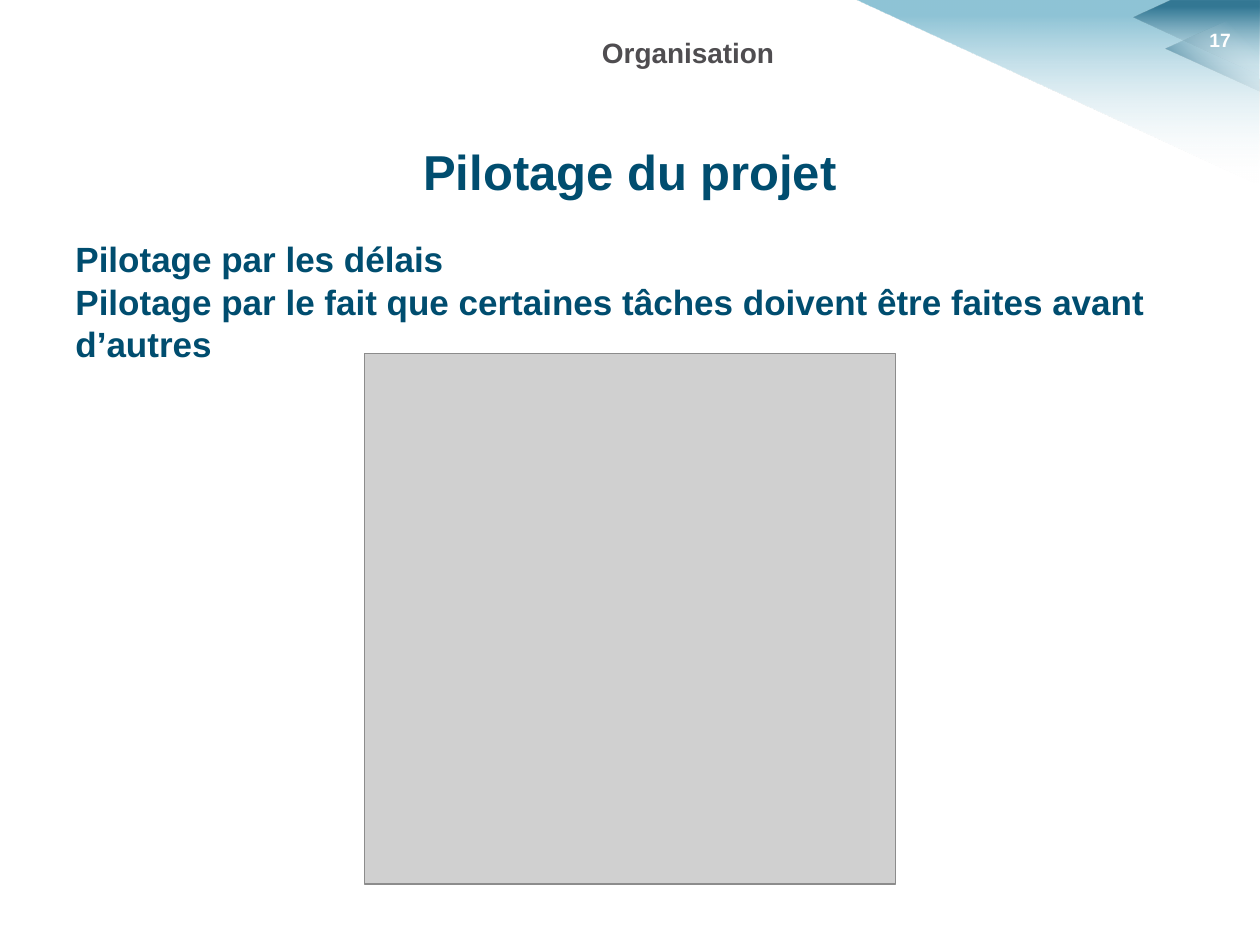
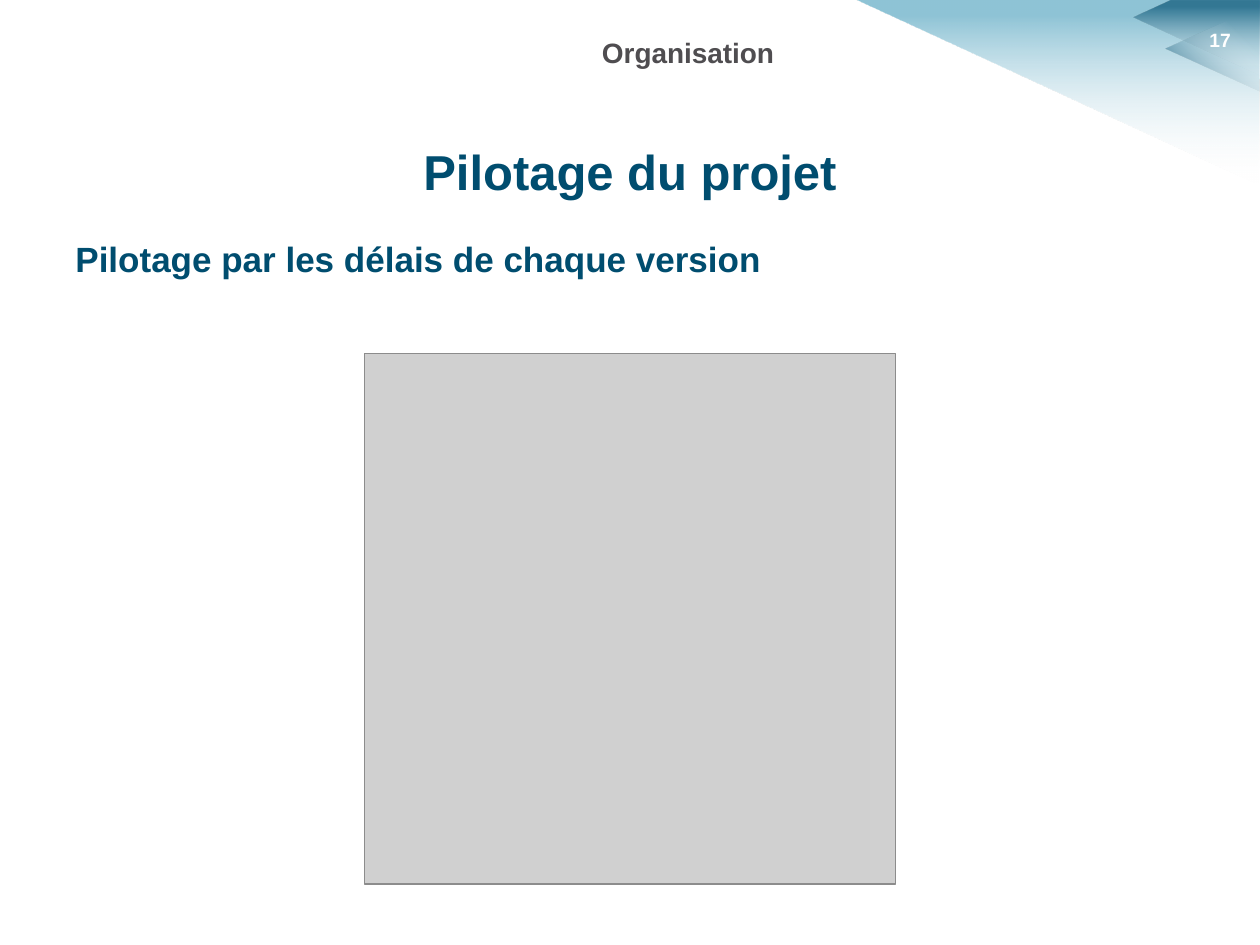
Before and after one commit to HKervadec/korrigolo, a slide deck: slide 17 of soutenances/planification/soutenance_planification.pptx. Drawn at 1260x945 pixels with LibreOffice and Linux fonts; fonts in the diff are those of the drawing; grey boxes stand for pictures; background and template pictures are left out. Boxes give left, top, right and bottom in pixels: in the first picture for what was removed or moved away, otherwise in the second. Text is boxed around its words. In the diff, an @@ line names an element or a change of style, - is before the commit and + after.

```diff
--- a/soutenances/planification/soutenance_planification.pptx
+++ b/soutenances/planification/soutenance_planification.pptx
@@ text at <box>75,246,761,279</box>: text changed @@
-Pilotage par les délais
-Pilotage par le fait que certaines tâches doivent être faites avant d’autres
+Pilotage par les délais de chaque version
```
Also in this commit, not shown: 2 other slides changed.
